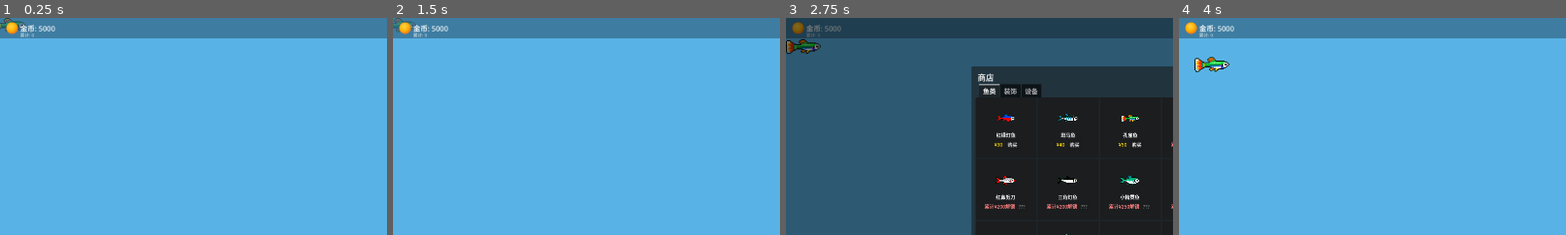
Above: before the commit, frames 1-4 (left to right).
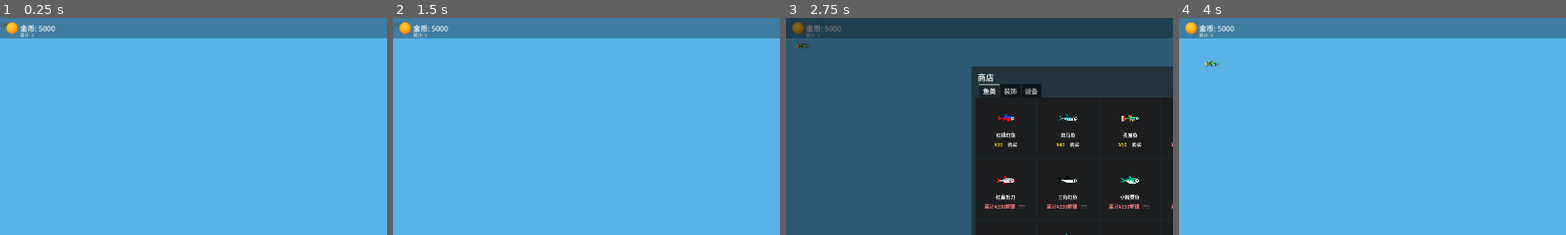
Above: after the commit, the same moments.

Repository: ZhanXuzhao/Deskquarium
Game: Godot game, scene res://main.tscn
The game is run twice, just before and just after one commit, with the same random seed, the same clock (stepped at 60 frames per second) and the same inputs.
Inputs:
- Up to frame 1 (0.25 s): no input
- Up to frame 2 (1.5 s): click "菜单" at 0.5 s; click "重新开始游戏" at 1.25 s
- Up to frame 3 (2.75 s): click "商店" at 2 s
- Up to frame 4 (4 s): click "关闭" at 2.75 s; click "喂食" at 3.5 s
The pictures show only the part of the screen within x 0-50%, y 0-50%; the shares and areas given below are measured in that part.

The runs differ from the first frame. In frame 1, 0.2% of the frame differs, in the area x 0-7%, y 0-7%; in frame 2, 0.1%; in frame 3, 0.4%; in frame 4, 0.4%, in the area x 4-14%, y 17-25%.

Commit message:
调整鱼的大小，最大鱼（龙鱼）满级不超过256px
- 新增 FishData.get_base_size() 方法为每种鱼定义基准大小
- 修改 fish.gd 缩放逻辑，使用 base_size * (0.5 + level * 0.5) 公式
- 所有鱼纹理为256x256，最大缩放1.0确保不超过256像素

Diff:
--- a/data/fish_data.gd
+++ b/data/fish_data.gd
@@ -565,3 +565,52 @@
 # 根据枚举值获取对应的英文文件名（小写）
 static func get_texture_filename(species: Species) -> String:
 	return get_species_name_en(species).to_lower()
+
+# 获取鱼的基准大小（相对于256x256纹理的比例，最大不超过1.0即256像素）
+static func get_base_size(species: Species) -> float:
+	match species:
+		Species.NEON_TETRA:
+			return 0.30
+		Species.ZEBRAFISH:
+			return 0.30
+		Species.GUPPY:
+			return 0.35
+		Species.CARDINAL_TETRA:
+			return 0.35
+		Species.MOLLY:
+			return 0.40
+		Species.MICKEY_MOUSE_PLATY:
+			return 0.35
+		Species.RUMMYNOSE_TETRA:
+			return 0.35
+		Species.HARLEQUIN_RASBORA:
+			return 0.35
+		Species.OTOCINCLUS:
+			return 0.35
+		Species.CORYDORAS:
+			return 0.40
+		Species.MOONFISH:
+			return 0.35
+		Species.SERPAE_TETRA:
+			return 0.40
+		Species.TIGER_BARB:
+			return 0.45
+		Species.BETTA:
+			return 0.55
+		Species.GOLDFISH:
+			return 0.60
+		Species.GOURAMI:
+			return 0.65
+		Species.PEARL_GOURAMI:
+			return 0.70
+		Species.BRISTLENOSE_PLECO:
+			return 0.75
+		Species.ANGELFISH:
+			return 0.80
+		Species.DISCUS:
+			return 0.85
+		Species.PLECOSTOMUS:
+			return 0.95
+		Species.AROWANA:
+			return 1.00
+	return 0.50
--- a/scripts/fish/fish.gd
+++ b/scripts/fish/fish.gd
@@ -71,8 +71,9 @@
 		if tex:
 			sprite.texture = tex
 
-	var scale_factor := 0.5 + level * 0.8 + species * 0.15
-	sprite.scale = Vector2(scale_factor, scale_factor) * 0.6
+	var base_size := FishData.get_base_size(species)
+	var size := base_size * (0.5 + level * 0.5)
+	sprite.scale = Vector2(size, size)
 	sprite.flip_h = direction < 0
 
 
